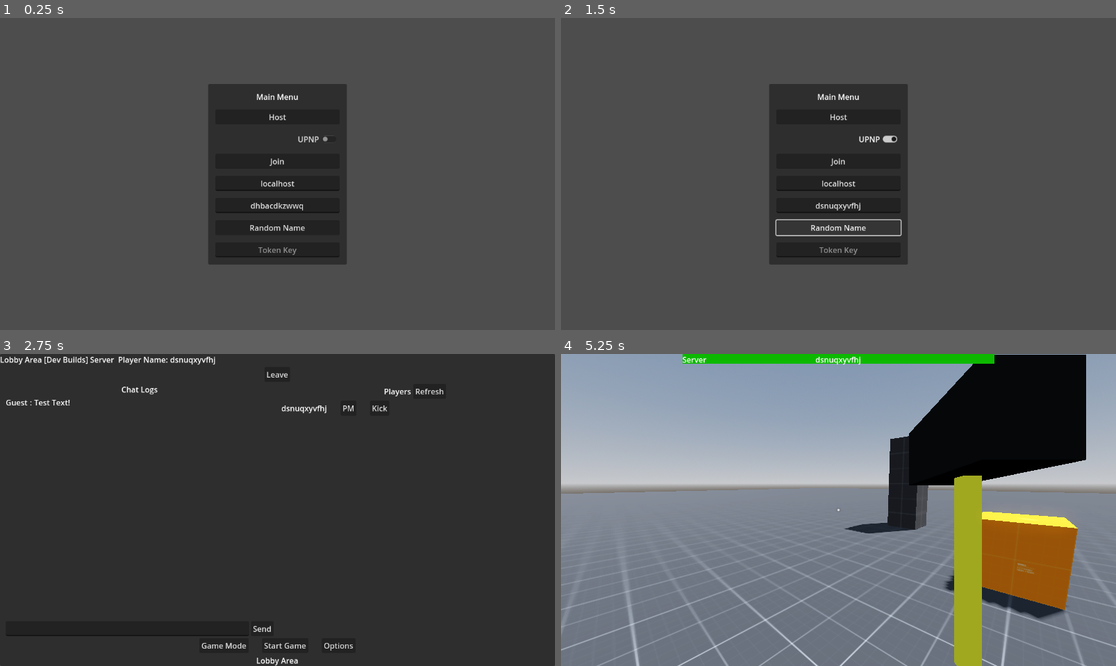
Above: before the commit, frames 1-4 (two rows, left to right).
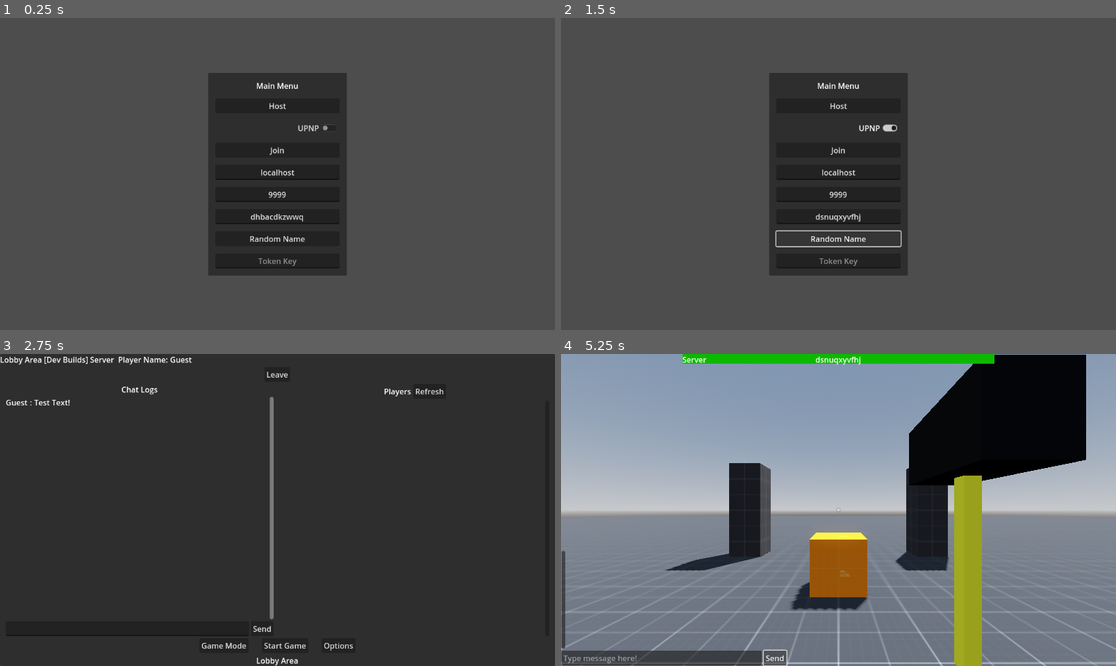
Above: after the commit, the same moments.

Repository: Lightnet/craftgd
Game: Godot game, scene res://maps/main.tscn
Two runs of this game, one before a commit and one after it. Both use one fixed random seed, a clock stepped at 60 frames per second and the inputs below.
Inputs (mouse positions are in pixels of both pictures, inside the frame that each line leads up to):
- Up to frame 1 (0.25 s): no input
- Up to frame 2 (1.5 s): click "UPNP" at 0.5 s; click "Random Name" at 1.25 s
- Up to frame 3 (2.75 s): click "Host" at 2 s
- Up to frame 4 (5.25 s): click (688, 628) at 2.77 s; type "12" at 2.85 s; click "Send" at 3.5 s; click "Start Game" at 4.25 s; click (777, 656) at 5 s, where only the run after the commit has a clickable "Send"

The runs differ from the first frame. In frame 1, 2.8% of the frame differs, in the area x 37-63%, y 17-83%; in frame 2, 3.3%; in frame 3, 0.8%; in frame 4, 26%, in the area x 0-100%, y 26-100%.

Commit message:
work on chat scroll
bug healthbar not correctly.

Diff:
--- /dev/null
+++ b/chat/gamechat.gd
@@ -0,0 +1,57 @@
+extends Node
+
+@onready var UIChatMessage = preload("res://chat/prototype_chat_msg.tscn")
+
+@onready var UIChatMessages = $ScrollContainer/VBC_ChatMsg
+@onready var UIScrollMessages = $ScrollContainer
+var max_scroll_length = 0
+
+
+# Called when the node enters the scene tree for the first time.
+#func _ready():
+	#pass # Replace with function body.
+# Called every frame. 'delta' is the elapsed time since the previous frame.
+func _process(_delta):
+	update_scroll()
+	pass
+
+
+@rpc("any_peer","unreliable")
+func GameChatMessageAppend(msg):
+	print("msg",msg )
+	var peer_id = self.multiplayer.get_remote_sender_id()
+	var playername = ""
+	if Network.player_info[peer_id] == null:
+		return
+	playername = Network.player_info[peer_id]["name"]
+	print("peer_id: ", peer_id)
+	var player_msg = UIChatMessage.instantiate()
+	player_msg.get_node("UserName").text = playername
+	player_msg.get_node("Message").text = msg
+	UIChatMessages.add_child(player_msg)
+	pass
+
+func _on_te_chat_msg_text_submitted(new_text):
+	var peer_id = get_tree().get_multiplayer().get_unique_id()
+	print("peer_id", peer_id)
+	var playername = Network.my_info["name"]
+	#var playerlist = Network.player_info
+	#print("PLAYERS:", playerlist)
+	#if Network.player_info[peer_id] == null:
+		#return
+	var player_msg = UIChatMessage.instantiate()
+	player_msg.get_node("UserName").text = playername
+	player_msg.get_node("Message").text = new_text
+	UIChatMessages.add_child(player_msg)
+	#boardcast all but not self
+	rpc("GameChatMessageAppend",  new_text)
+	pass
+
+func update_scroll():
+
+	if UIScrollMessages: #check if node exist
+		var scrollbar = UIScrollMessages.get_v_scroll_bar()
+		if max_scroll_length != scrollbar.max_value: #check if scroll diff
+			max_scroll_length = scrollbar.max_value
+			UIScrollMessages.scroll_vertical = scrollbar.max_value
+	pass
--- a/chat/prototype_chat_msg.tscn
+++ b/chat/prototype_chat_msg.tscn
@@ -1,11 +1,15 @@
 [gd_scene format=3 uid="uid://d1lmd0si3awbb"]
 
 [node name="HBoxContainer" type="HBoxContainer"]
+anchors_preset = 10
+anchor_right = 1.0
+offset_bottom = 26.0
+grow_horizontal = 2
 size_flags_vertical = 3
 
 [node name="UserName" type="Label" parent="."]
 layout_mode = 2
-text = "Testing..."
+text = "Player Name"
 
 [node name="Span" type="Label" parent="."]
 layout_mode = 2
@@ -14,6 +18,4 @@
 
 [node name="Message" type="Label" parent="."]
 layout_mode = 2
-text = "Testing... Testing... Testing... Testing...
-Testing... \\n
-Testing... Testing... Testing..."
+text = "Text Test!"
--- a/lobby/game_lobby.gd
+++ b/lobby/game_lobby.gd
@@ -1,6 +1,7 @@
 extends PanelContainer
 # https://docs.godotengine.org/en/stable/getting_started/step_by_step/signals.html
 # https://docs.godotengine.org/en/stable/tutorials/scripting/gdscript/gdscript_basics.html#signals
+# https://www.reddit.com/r/godot/comments/qhbi8y/how_to_scroll_a_scrollcontainer_to_the_bottom/
 #
 
 @onready var UIPlayerlist = $VBoxContainer/HBC_Content/VBoxContainer2/PlayerList/VBC_Players
@@ -13,17 +14,24 @@
 
 @onready var health_bar =  $"../HUD/AspectRatioContainer/HealthBar"
 
+@onready var scrollbar_msg = $VBoxContainer/HBC_Content/VBoxContainer/SC_Chat
+@onready var vmessages = $VBoxContainer/HBC_Content/VBoxContainer/SC_Chat/VBC_Messages
+
 var UIPlayerData = preload("res://lobby/lobby_player_row01.tscn")
 
 var UIChatMessage = preload("res://lobby/lobby_player_message.tscn")
-
 var playercount = 0
 var oldplayercount = 0
+
+var max_scroll_length = 0
 
 # Called when the node enters the scene tree for the first time.
 #func _ready():
 	#getPlayerList()
+	#scrollbar_messages.connect("changed", scroll_to_bottom)
+	#max_scroll = scrollbar_messages.max_value
 	#pass
+
 
 # Called every frame. 'delta' is the elapsed time since the previous frame.
 func _process(_delta):
@@ -35,6 +43,8 @@
 		getPlayerList()
 	pass
 
+	update_scroll_msg()
+
 #@rpc("any_peer")
 func getPlayerList():
 	if UIPlayerlist == null:
@@ -63,15 +73,15 @@
 	#rpc("getPlayerList")
 	pass
 
-func _on_visibility_changed():
-	print("_on_visibility_changed")
-	if visible == true:
-		getPlayerList()
-	pass
+#func _on_visibility_changed():
+	#print("_on_visibility_changed")
+	#if visible == true:
+		#getPlayerList()
+	#pass
 
 func _on_btn_start_game_pressed():
 	if is_multiplayer_authority():
-		print("AUTH HELLO")
+		print("Server AUTH")
 		setup_host()
 		#rpc_id(1,"setup_host")#fail
 		#rpc("setup_host")#
@@ -81,23 +91,24 @@
 
 @rpc("any_peer","unreliable")
 func ChatMessageAppend(msg):
-	print("msg",msg )
+	#print("msg",msg )
 	var peer_id = self.multiplayer.get_remote_sender_id()
 	var playername = ""
 	if Network.player_info[peer_id] == null:
 		return
 	playername = Network.player_info[peer_id]["name"]
-	print("peer_id: ", peer_id)
+	#print("peer_id: ", peer_id)
 	var player_msg = UIChatMessage.instantiate()
 	player_msg.get_node("LPlayerName").text = playername
 	player_msg.get_node("Message").text = msg
 	UIChatMessages.add_child(player_msg)
+	#update_scroll_msg()
 	pass
 
 func _on_le_chat_message_text_submitted(new_text):
-	print("CHAT TEXT INPUT ", new_text)
-	var peer_id = get_tree().get_multiplayer().get_unique_id()
-	print("peer_id", peer_id)
+	#print("CHAT TEXT INPUT ", new_text)
+	#var peer_id = get_tree().get_multiplayer().get_unique_id()
+	#print("peer_id", peer_id)
 	var playername = Network.my_info["name"]
 	#var playerlist = Network.player_info
 	#print("PLAYERS:", playerlist)
@@ -107,8 +118,19 @@
 	player_msg.get_node("LPlayerName").text = playername
 	player_msg.get_node("Message").text = new_text
 	UIChatMessages.add_child(player_msg)
+	#update_scroll_msg()
 	#boardcast all but not self
 	rpc("ChatMessageAppend",  new_text)
+	pass
+
+func update_scroll_msg(): #loop update
+	#await get_tree().create_timer(500).timeout
+
+	if scrollbar_msg: #check if node exist
+		var scrollbar = scrollbar_msg.get_v_scroll_bar()
+		if max_scroll_length != scrollbar.max_value: #check if scroll diff
+			max_scroll_length = scrollbar.max_value
+			scrollbar_msg.scroll_vertical = scrollbar.max_value
 	pass
 
 func update_health_bar(health_value):
@@ -124,7 +146,7 @@
 	MenuLobby.hide()
 	HUD.show()
 	if is_multiplayer_authority():
-		print("init set up game...")
+		#print("init set up game...")
 		var selfPeerID = get_tree().get_multiplayer().get_unique_id()
 		# Load world
 		var world = load(load_map).instantiate()
@@ -165,7 +187,7 @@
 	#get_tree().set_pause(true) # Pre-pause
 	MenuLobby.hide()
 	HUD.show()
-	print("init set up game...")
+	#print("init set up game...")
 	#var selfPeerID = get_tree().get_multiplayer().get_unique_id()
 	# Load world
 	var world = load(load_map).instantiate()
@@ -227,3 +249,8 @@
 		print("UN PAUSE GAME.... ")
 		# Game starts now!
 	pass
+
+func _on_vbc_messages_item_rect_changed():
+	#print("LOBBY MESSAGE V CHANGE...")
+	#update_scroll_msg()
+	pass
--- a/maps/main.tscn
+++ b/maps/main.tscn
@@ -2,7 +2,7 @@
 
 [ext_resource type="Script" path="res://scripts/world.gd" id="1_4xjwc"]
 [ext_resource type="Texture2D" uid="uid://dsu4i8oftqh0k" path="res://addons/kenney_particle_pack/circle_05.png" id="3_d2u12"]
-[ext_resource type="PackedScene" uid="uid://d1lmd0si3awbb" path="res://chat/prototype_chat_msg.tscn" id="4_7veta"]
+[ext_resource type="Script" path="res://chat/gamechat.gd" id="3_ykhnb"]
 [ext_resource type="Script" path="res://lobby/game_lobby.gd" id="5_2a3ko"]
 [ext_resource type="PackedScene" uid="uid://cokh82rmrm7dc" path="res://lobby/lobby_player_message.tscn" id="5_5bet1"]
 
@@ -47,6 +47,7 @@
 
 [node name="HostButton" type="Button" parent="CanvasLayer/MainMenu/MarginContainer/VBoxContainer"]
 layout_mode = 2
+tooltip_text = "Server Host Game."
 text = "Host"
 
 [node name="CheckButton" type="CheckButton" parent="CanvasLayer/MainMenu/MarginContainer/VBoxContainer"]
@@ -58,21 +59,34 @@
 
 [node name="JoinButton" type="Button" parent="CanvasLayer/MainMenu/MarginContainer/VBoxContainer"]
 layout_mode = 2
+tooltip_text = "Join Server."
 text = "Join"
 
 [node name="AddressEntry" type="LineEdit" parent="CanvasLayer/MainMenu/MarginContainer/VBoxContainer"]
 layout_mode = 2
+tooltip_text = "IP Address or Url."
 text = "localhost"
 placeholder_text = "Enter Address to Join Here!"
 alignment = 1
 
+[node name="PortEntry" type="LineEdit" parent="CanvasLayer/MainMenu/MarginContainer/VBoxContainer"]
+layout_mode = 2
+tooltip_text = "Not added yet."
+text = "9999"
+placeholder_text = "Port Number!"
+alignment = 1
+max_length = 5
+virtual_keyboard_type = 2
+
 [node name="IUserName" type="LineEdit" parent="CanvasLayer/MainMenu/MarginContainer/VBoxContainer"]
 layout_mode = 2
+tooltip_text = "User Name!"
 placeholder_text = "User Name Require!"
 alignment = 1
 
 [node name="btnRandomName" type="Button" parent="CanvasLayer/MainMenu/MarginContainer/VBoxContainer"]
 layout_mode = 2
+tooltip_text = "Random Name Letters."
 text = "Random Name"
 
 [node name="lTokenKey" type="LineEdit" parent="CanvasLayer/MainMenu/MarginContainer/VBoxContainer"]
@@ -134,7 +148,6 @@
 text = "Player Name"
 
 [node name="ChatRegion" type="VBoxContainer" parent="CanvasLayer/HUD"]
-visible = false
 layout_mode = 1
 anchors_preset = 2
 anchor_top = 1.0
@@ -144,55 +157,29 @@
 offset_right = 468.0
 offset_bottom = -1.0
 grow_vertical = 0
+script = ExtResource("3_ykhnb")
 
 [node name="ScrollContainer" type="ScrollContainer" parent="CanvasLayer/HUD/ChatRegion"]
 layout_direction = 3
 layout_mode = 2
 size_flags_vertical = 3
 tooltip_text = "Chat Messages"
-
-[node name="VBoxContainer" type="VBoxContainer" parent="CanvasLayer/HUD/ChatRegion/ScrollContainer"]
+vertical_scroll_mode = 2
+
+[node name="VBC_ChatMsg" type="VBoxContainer" parent="CanvasLayer/HUD/ChatRegion/ScrollContainer"]
 layout_direction = 2
 layout_mode = 2
 size_flags_horizontal = 3
-size_flags_vertical = 3
-
-[node name="HBoxContainer" parent="CanvasLayer/HUD/ChatRegion/ScrollContainer/VBoxContainer" instance=ExtResource("4_7veta")]
-layout_mode = 2
-
-[node name="Label6" type="Label" parent="CanvasLayer/HUD/ChatRegion/ScrollContainer/VBoxContainer"]
-layout_mode = 2
-text = "Testing..."
-
-[node name="Label7" type="Label" parent="CanvasLayer/HUD/ChatRegion/ScrollContainer/VBoxContainer"]
-layout_mode = 2
-text = "Testing..."
-
-[node name="Label8" type="Label" parent="CanvasLayer/HUD/ChatRegion/ScrollContainer/VBoxContainer"]
-layout_mode = 2
-text = "Testing..."
-
-[node name="Label9" type="Label" parent="CanvasLayer/HUD/ChatRegion/ScrollContainer/VBoxContainer"]
-layout_mode = 2
-text = "Testing..."
-
-[node name="Label10" type="Label" parent="CanvasLayer/HUD/ChatRegion/ScrollContainer/VBoxContainer"]
-layout_mode = 2
-text = "Testing..."
-
-[node name="Label11" type="Label" parent="CanvasLayer/HUD/ChatRegion/ScrollContainer/VBoxContainer"]
-layout_mode = 2
-text = "Testing..."
 
 [node name="HBoxContainer" type="HBoxContainer" parent="CanvasLayer/HUD/ChatRegion"]
 layout_mode = 2
 
-[node name="TextEdit" type="TextEdit" parent="CanvasLayer/HUD/ChatRegion/HBoxContainer"]
+[node name="TE_ChatMsg" type="LineEdit" parent="CanvasLayer/HUD/ChatRegion/HBoxContainer"]
 layout_mode = 2
 size_flags_horizontal = 3
 placeholder_text = "Type message here!"
 
-[node name="Button" type="Button" parent="CanvasLayer/HUD/ChatRegion/HBoxContainer"]
+[node name="btnSend" type="Button" parent="CanvasLayer/HUD/ChatRegion/HBoxContainer"]
 layout_mode = 2
 text = "Send"
 
@@ -322,6 +309,7 @@
 layout_mode = 2
 size_flags_horizontal = 3
 size_flags_vertical = 3
+vertical_scroll_mode = 2
 
 [node name="VBC_Messages" type="VBoxContainer" parent="CanvasLayer/Lobby/VBoxContainer/HBC_Content/VBoxContainer/SC_Chat"]
 layout_mode = 2
@@ -368,6 +356,7 @@
 layout_mode = 2
 size_flags_horizontal = 3
 size_flags_vertical = 3
+vertical_scroll_mode = 2
 
 [node name="VBC_Players" type="VBoxContainer" parent="CanvasLayer/Lobby/VBoxContainer/HBC_Content/VBoxContainer2/PlayerList"]
 layout_mode = 2
@@ -442,10 +431,11 @@
 
 [connection signal="pressed" from="CanvasLayer/MainMenu/MarginContainer/VBoxContainer/HostButton" to="." method="_on_host_button_pressed"]
 [connection signal="pressed" from="CanvasLayer/MainMenu/MarginContainer/VBoxContainer/JoinButton" to="." method="_on_join_button_pressed"]
+[connection signal="text_changed" from="CanvasLayer/MainMenu/MarginContainer/VBoxContainer/PortEntry" to="." method="_on_port_entry_text_changed"]
 [connection signal="pressed" from="CanvasLayer/MainMenu/MarginContainer/VBoxContainer/btnRandomName" to="." method="_on_btn_random_name_pressed"]
-[connection signal="visibility_changed" from="CanvasLayer/Lobby" to="CanvasLayer/Lobby" method="_on_visibility_changed"]
+[connection signal="text_submitted" from="CanvasLayer/HUD/ChatRegion/HBoxContainer/TE_ChatMsg" to="CanvasLayer/HUD/ChatRegion" method="_on_te_chat_msg_text_submitted"]
+[connection signal="item_rect_changed" from="CanvasLayer/Lobby/VBoxContainer/HBC_Content/VBoxContainer/SC_Chat/VBC_Messages" to="CanvasLayer/Lobby" method="_on_vbc_messages_item_rect_changed"]
 [connection signal="text_submitted" from="CanvasLayer/Lobby/VBoxContainer/HBC_Content/VBoxContainer/HBoxContainer/LE_ChatMessage" to="CanvasLayer/Lobby" method="_on_le_chat_message_text_submitted"]
-[connection signal="pressed" from="CanvasLayer/Lobby/VBoxContainer/HBC_Content/VBoxContainer/HBoxContainer/btnSendMsg" to="." method="_on_btn_send_msg_pressed"]
 [connection signal="pressed" from="CanvasLayer/Lobby/VBoxContainer/HBC_Content/VBoxContainer2/HBoxContainer/btnRedreshPlayers" to="CanvasLayer/Lobby" method="_on_btn_redresh_players_pressed"]
 [connection signal="pressed" from="CanvasLayer/Lobby/VBoxContainer/HBC_Bottom_NavMenus/btnStartGame" to="CanvasLayer/Lobby" method="_on_btn_start_game_pressed"]
 [connection signal="spawned" from="MultiplayerSpawner" to="." method="_on_multiplayer_spawner_spawned"]
--- a/prefabs/players/player.gd
+++ b/prefabs/players/player.gd
@@ -21,12 +21,21 @@
 
 func _ready():
 	if not is_multiplayer_authority(): return
-
 	Input.mouse_mode = Input.MOUSE_MODE_CAPTURED
 	camera.current = true;
 
 func _unhandled_input(event):
 	if not is_multiplayer_authority(): return
+
+	if Input.is_action_just_pressed("ToggleInteractMenu"):
+		print("HELLO?")
+		if Input.mouse_mode == Input.MOUSE_MODE_CAPTURED:
+			Input.mouse_mode = Input.MOUSE_MODE_VISIBLE
+		else:
+			Input.mouse_mode = Input.MOUSE_MODE_CAPTURED
+		#Input.mouse_mode = Input.MOUSE_MODE_CAPTURED
+		#Input.mouse_mode = Input.MOUSE_MODE_VISIBLE
+		pass
 
 	if event is InputEventMouseMotion:
 		rotate_y(-event.relative.x * 0.005)
--- a/project.godot
+++ b/project.godot
@@ -57,3 +57,8 @@
 "events": [Object(InputEventMouseButton,"resource_local_to_scene":false,"resource_name":"","device":-1,"window_id":0,"a …(241 unchanged characters)…
 ]
 }
+ToggleInteractMenu={
+"deadzone": 0.5,
+"events": [Object(InputEventKey,"resource_local_to_scene":false,"resource_name":"","device":0,"window_id":0,"alt_pressed":false,"shift_pressed":false,"ctrl_pressed":false,"meta_pressed":false,"pressed":false,"keycode":0,"physical_keycode":4194328,"key_label":0,"unicode":0,"echo":false,"script":null)
+]
+}
--- a/scripts/player_settings.gd
+++ b/scripts/player_settings.gd
@@ -21,20 +21,20 @@
 	var file = FileAccess.open(SAVED_SETTINGS_FILE, FileAccess.WRITE)
 	file.store_var(settings_data)
 	file = null
-	print("Save")
+	#print("Save")
 
 func load_settings():
-	print("checking load file exist")
+	#print("checking load file exist")
 	if not FileAccess.file_exists(SAVED_SETTINGS_FILE):
 		settings_data = {
 			"auto_walk": true,
 			"play_music": true,
 		}
 		save_settings()
-	print("... load file")
+	#print("... load file")
 	var file = FileAccess.open(SAVED_SETTINGS_FILE, FileAccess.READ)
 	settings_data = file.get_var()
-	print("DATA", settings_data)
+	#print("DATA", settings_data)
 	#print("DATA", settings_data["auto_walk"])
 	#print("DATA", settings_data.auto_walk)
 	file = null
--- a/scripts/world.gd
+++ b/scripts/world.gd
@@ -8,14 +8,14 @@
 @onready var menu_lobby = $CanvasLayer/Lobby
 @onready var address_entry = $CanvasLayer/MainMenu/MarginContainer/VBoxContainer/AddressEntry
 @onready var hud = $CanvasLayer/HUD
-@onready var health_bar =  $CanvasLayer/HUD/AspectRatioContainer/HealthBar
-
 @onready var IPlayerName = $CanvasLayer/MainMenu/MarginContainer/VBoxContainer/IUserName
 @onready var LNetworkType = $CanvasLayer/Lobby/VBoxContainer/HBoxContainer/LNetworkType
-
 @onready var LHUDNetworkType = $CanvasLayer/HUD/AspectRatioContainer/LHUDNetworkType
 @onready var LHUDPlayerName = $CanvasLayer/HUD/AspectRatioContainer/LHUDPlayerName
 
+@onready var LEPort = $CanvasLayer/MainMenu/MarginContainer/VBoxContainer/PortEntry
+@onready var LineEditRegEx = RegEx.new()
+var old_text = ""
 
 const Player = preload("res://prefabs/players/player.tscn")
 var PORT = 9999
@@ -27,6 +27,7 @@
 	var new_word = generate_word(characters, 11)
 	print(new_word)
 	IPlayerName.text = new_word
+	LineEditRegEx.compile("^[0-9.]*$")
 
 func generate_word(chars, length):
 	var word: String = ""
@@ -68,7 +69,7 @@
 	LHUDNetworkType.text= "Client"
 	LHUDPlayerName.text = IPlayerName.text
 	#print("client")
-
+# network call from node path
 func return_mainmenu():
 	#print("server disconnected!", peer_id)
 	hud.hide()
@@ -79,23 +80,22 @@
 	Input.mouse_mode = Input.MOUSE_MODE_VISIBLE
 	#pass
 
-func update_health_bar(health_value):
-	health_bar.value = health_value
-
-func _on_multiplayer_spawner_spawned(node):
-	if node.is_multiplayer_authority():
-		node.health_change.connect(update_health_bar)
-
 func _on_btn_random_name_pressed():
 	var new_word = generate_word(characters, 11)
 	print(new_word)
 	IPlayerName.text = new_word
 
-func _on_btn_send_msg_pressed():
-	rpc("SendMessage")
-	pass # Replace with function body.
+# https://godotengine.org/qa/112648/lineedit-make-sure-only-getting-number-input-least-validate
+# https://godotengine.org/qa/86533/textedit-caret-position-there-ignore-tab-enter-indentations
+func _on_port_entry_text_changed(new_text):
+	if LineEditRegEx.search(new_text):
+		old_text = str(new_text)
+	else:
+		LEPort.text = old_text
+		#LEPort.insert_text_at_caret(old_text)
+		#LEPort.set_cursor_position(LEPort.text.length())
+		#LEPort.set_c
 
-@rpc("any_peer", "unreliable")
-func SendMessage(_username, _message):
-	print("Hello server?", get_tree().get_multiplayer().is_server())
-	pass
+
+#func _on_port_entry_text_change_rejected(rejected_substring):
+	#pass # Replace with function body.
